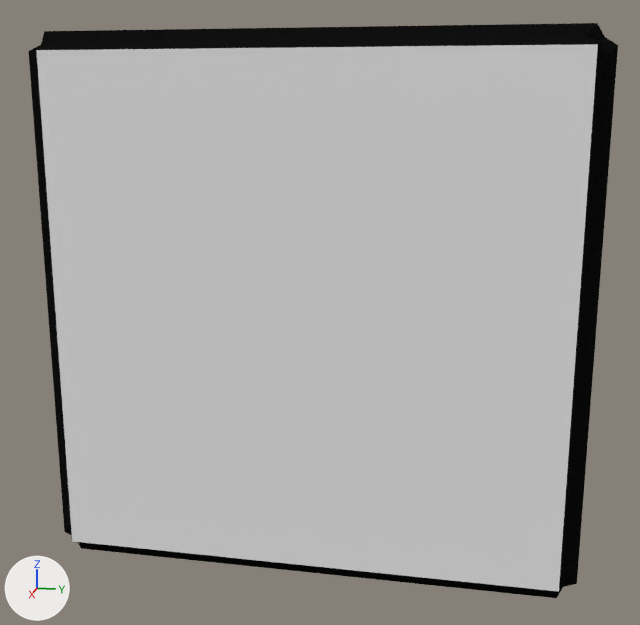
The Blender file Assets/Models/BevelCube.blend, before and after one commit.
Camera for both pictures: a 50 mm camera at (3.95, 0.66, 1.78) aimed at (0.07, -0.12, 0.81). Arrows for +X, +Y and +Z are at lower left; the lights stay in place.

Names of what the first picture shows: 'BevelCube'.
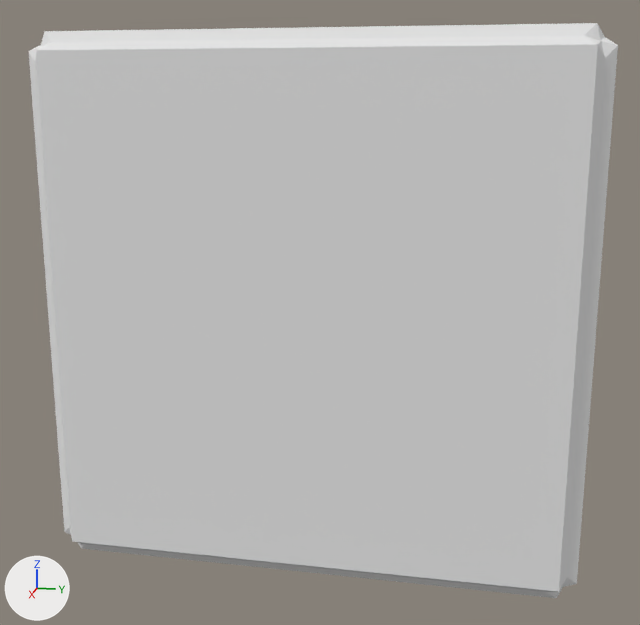
What differs and where, as boxes (x1, y1, x2, y2) in the pictures (640 x 625 px):
```json
{"part": 1, "of": "me_cube", "change": "recoloured", "before": [28, 23, 618, 598], "after": [28, 23, 618, 598], "on screen": "black to white"}
```

Edits to the scene script, one JSON object a line:
```json
{"block": "me_cube", "where": "me_cube.from_pydata(...)  # 56 vertices, 54 faces; spans x -1.0..1.0, y -1.0..1.0, z 0.0..2.0"}
{"block": "me_cube", "where": "# used by ob_bevelcube; location = (0.0, 0.0, 0.0)"}
{"block": "me_cube", "change": "me_cube part 1: all 48 faces that had it switch from mat_bevelcubeedgemat (black #111111) to mat_bevelcubemat (white #e7e7e7)"}
```
